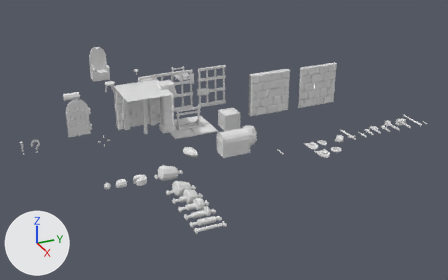
A saved change to the FBX model GoblinKing/Assets/GoblinKing/Models/assets.fbx.
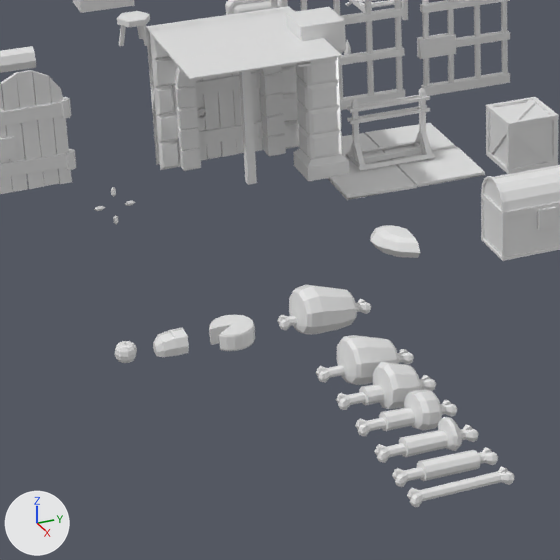
Each version is shown whole from a 50 mm camera at (12.01, -4.54, 5.51) aimed at (0.35, 0.71, -0.32), then close up on the part from 15% to 54% of the width and 28% to 89% of the height. Arrows for +X, +Y and +Z are at lower left; the lights stay in place.

The first close-up shows 'BrickWallHole1', 'CellDoor1', 'CellWall1', 'Chest1', 'DoorFrame1', 'LockedDoor1', 'Meat', 'Pillar1', 'StoneTileGround1', 'WeaponRack', 'WoodenCrate', 'WoodenDoor1', 'WoodenRoof1'.
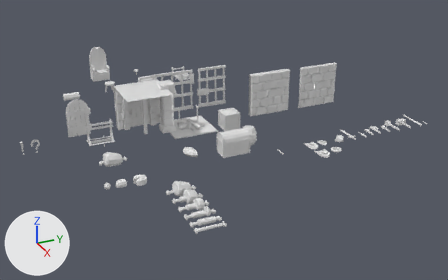
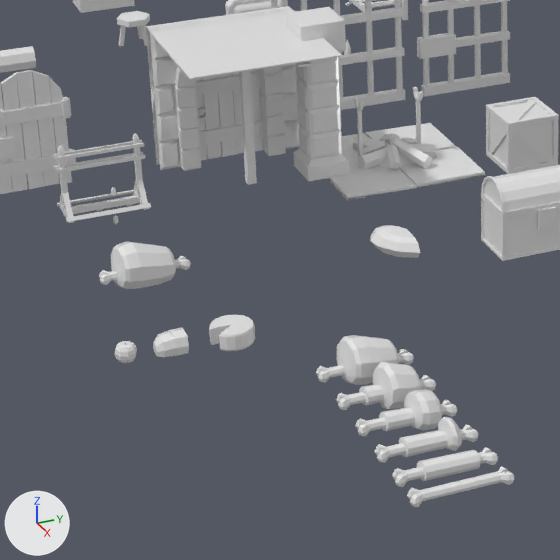
Commit message: Added campfire model

What differs and where, as boxes (x1, y1, x2, y2) in the close-ups (560 x 560 px):
```json
{"object": "WeaponRack", "change": "moved", "before": [345, 87, 435, 171], "after": [53, 134, 151, 223]}
{"object": "Meat", "change": "moved", "before": [278, 284, 371, 334], "after": [99, 241, 191, 289]}
{"object": "Campfire", "change": "added", "after": [352, 134, 437, 170]}
{"object": "RoastingStick", "change": "added", "after": [354, 87, 423, 158]}
```

The change, as JSON lines over the scene's bpy script:
```json
{"op": "add", "block": "me_campfire", "code": ["me_campfire = bpy.data.meshes.new('Campfire')", "me_campfire.from_pydata(...)  # 130 vertices, 102 faces; spans x -0.296..0.293, y -0.257..0.317, z -0.011..0.173", "me_campfire.materials.append(mat_previewmaterial)  # white #e7e7e7"]}
{"op": "add", "block": "me_roastingstick_001", "code": ["me_roastingstick_001 = bpy.data.meshes.new('RoastingStick.001')", "me_roastingstick_001.from_pydata(...)  # 84 vertices, 80 faces; spans x -0.061..0.061, y -0.227..0.227, z 0.0..0.469"]}
{"op": "set", "path": "ob_meat.location", "old": "(2.0, -1.193, 0.0)", "new": "(1.0, -2.0, 0.0)"}
{"op": "set", "path": "ob_weaponrack.location", "old": "(0.0, 0.0, 0.0)", "new": "(0.0, -2.0, 0.0)"}
{"op": "add", "block": "ob_campfire", "code": ["ob_campfire = bpy.data.objects.new('Campfire', me_campfire)", "ob_campfire.location = (0.0, 0.0, 0.0)"]}
{"op": "add", "block": "ob_roastingstick", "code": ["ob_roastingstick = bpy.data.objects.new('RoastingStick', me_roastingstick_001)", "ob_roastingstick.location = (0.0, 0.0, 0.0)"]}
```
